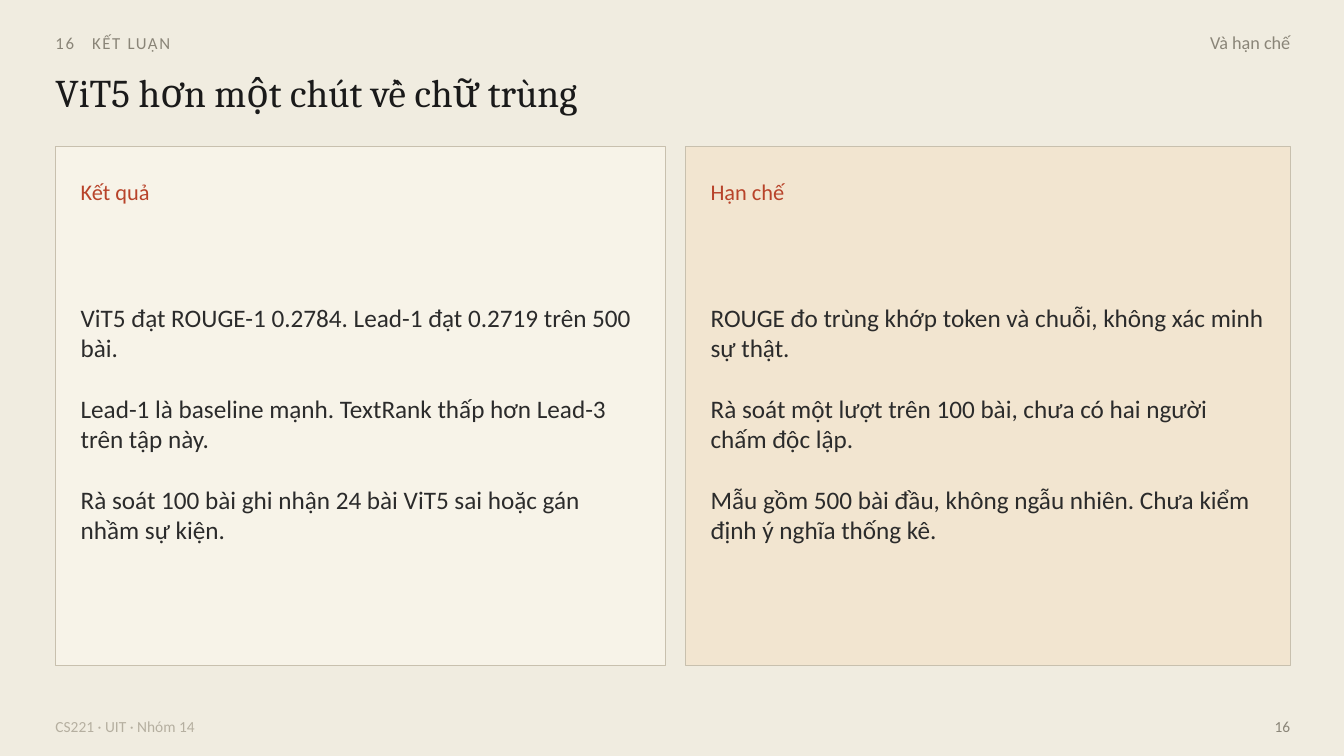
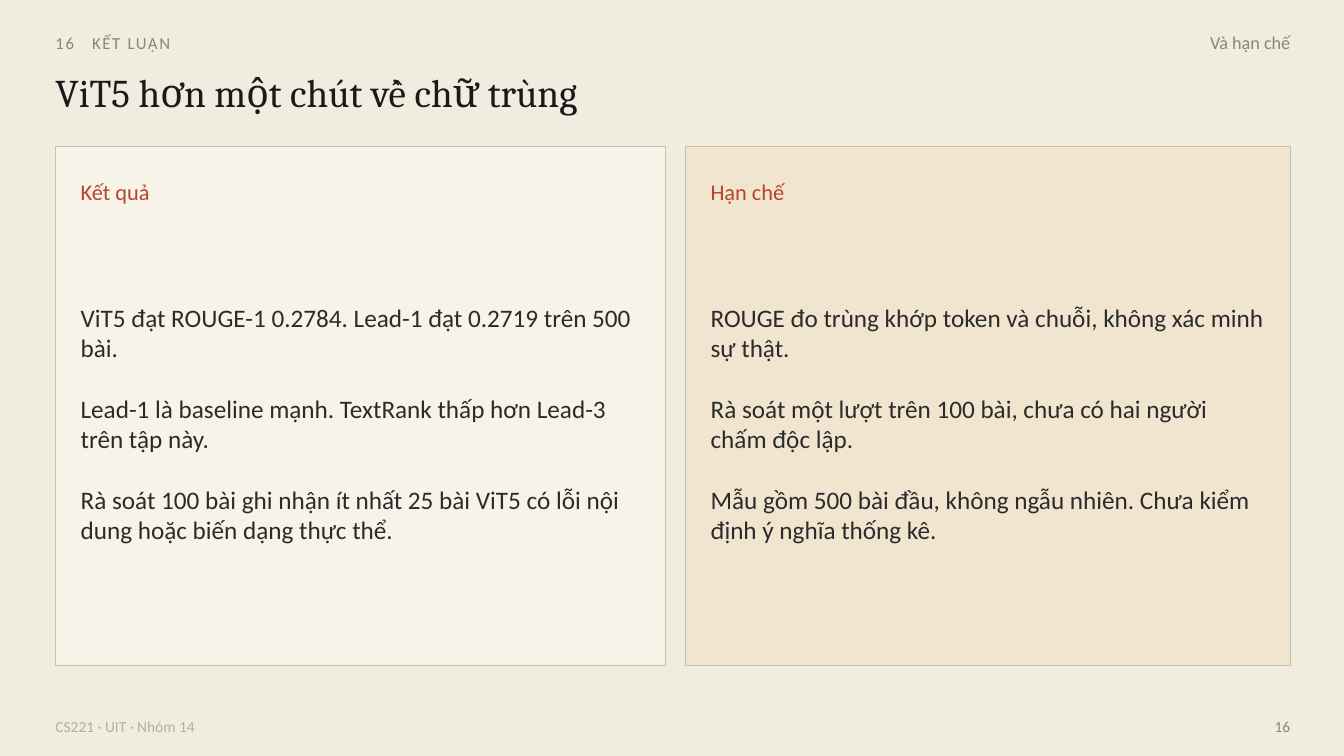
Before and after one commit to hoangdq08/uit-vietnews-summarization, a slide deck: slide 16 of slides/CS221-Vietnews-bao-ve.pptx. Drawn at 1344x756 pixels with LibreOffice and Linux fonts; fonts in the diff are those of the drawing. Boxes give left, top, right and bottom in pixels: in the first picture for what was removed or moved away, otherwise in the second. Text is boxed around its words. In the diff, an @@ line names an element or a change of style, - is before the commit and + after.

```diff
--- a/slides/CS221-Vietnews-bao-ve.pptx
+++ b/slides/CS221-Vietnews-bao-ve.pptx
@@ text at <box>81,488,619,544</box>: text changed @@
-Rà soát 100 bài ghi nhận 24 bài ViT5 sai hoặc gán nhầm sự kiện.
+Rà soát 100 bài ghi nhận ít nhất 25 bài ViT5 có lỗi nội dung hoặc biến dạng thực thể.
```
Also in this commit, not shown: 3 other files.
